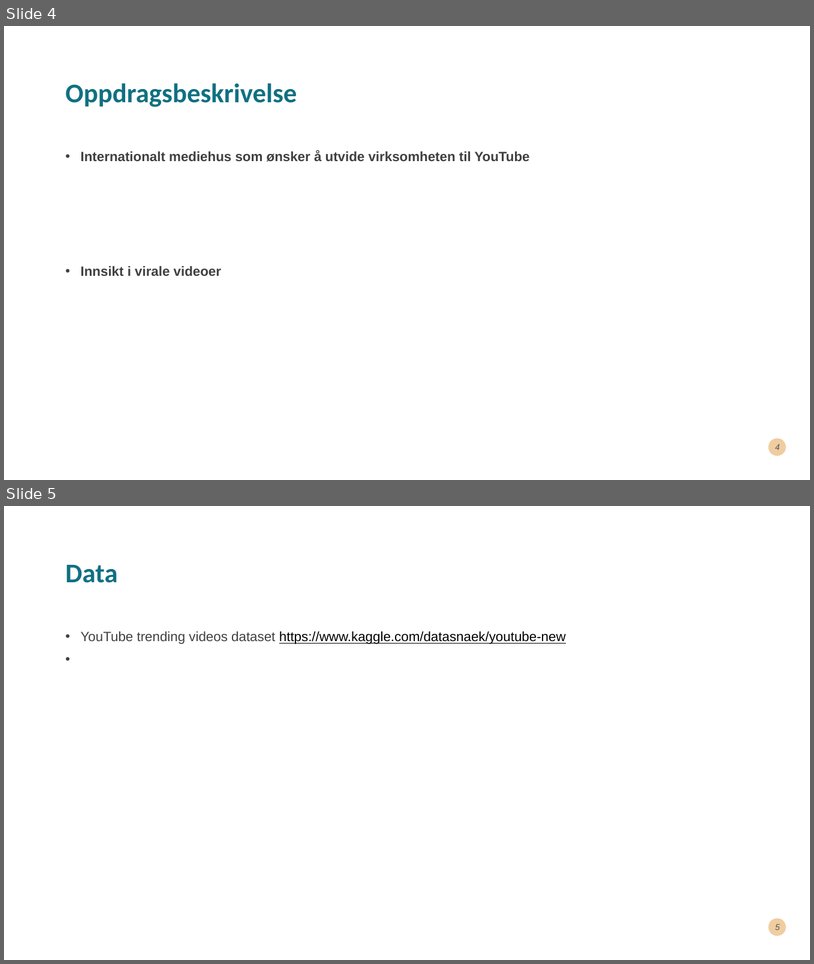
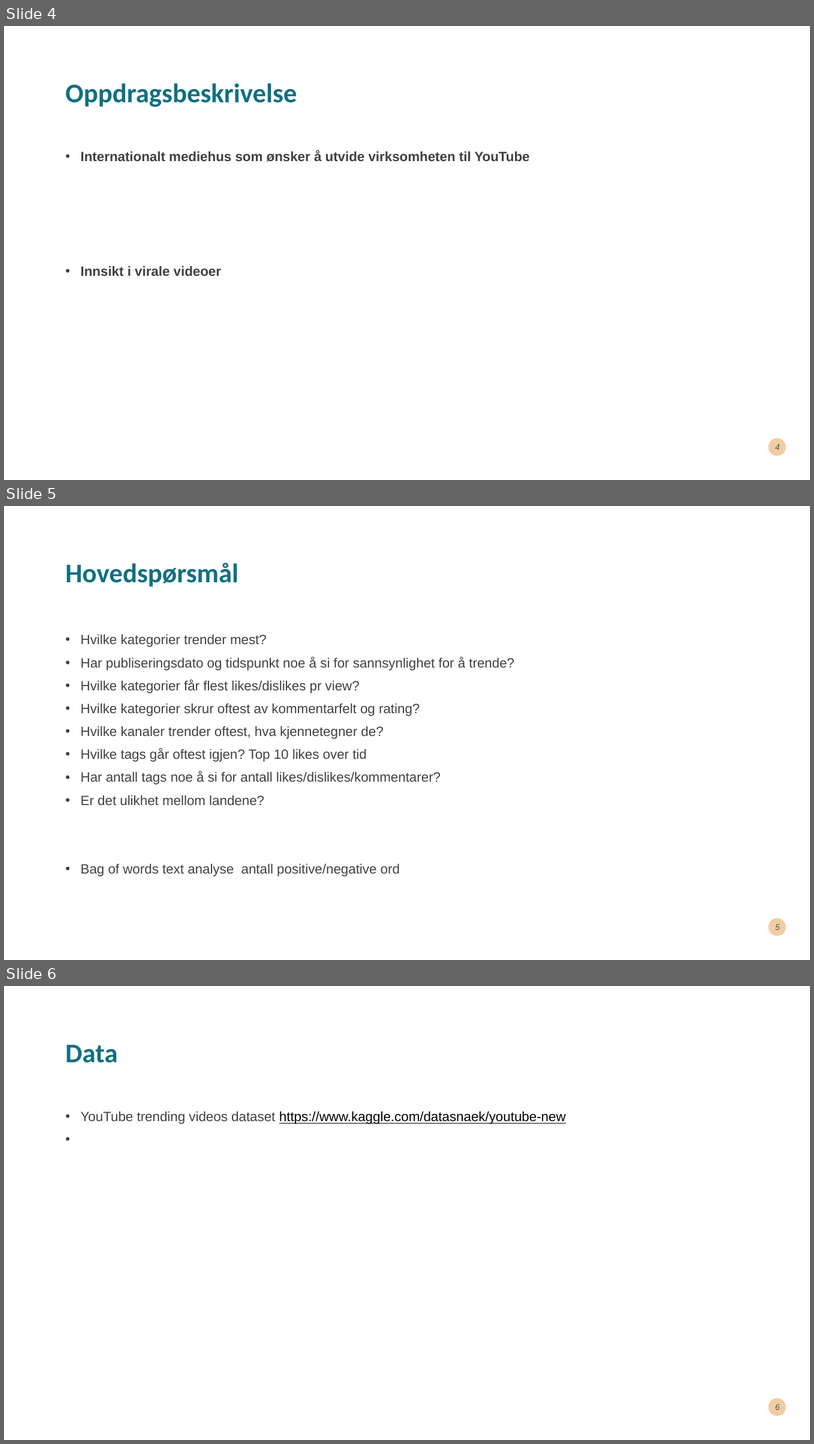
Before and after one commit to M4rieH/graduation_project, a slide deck: jama_presentation.pptx. Shown one above the other, each under a label of ours: slides 4 and 5 before the commit, slides 4, 5 and 6 after it. The pictures are 814x964 and 814x1444 pixels, drawn with LibreOffice and Linux fonts; fonts in the diff are those of the drawing. Boxes give left, top, right and bottom in pixels: in the first picture for what was removed or moved away, otherwise in the second. Text is boxed around its words. In the diff, an @@ line names an element or a change of style, - is before the commit and + after.

```diff
--- a/jama_presentation.pptx
+++ b/jama_presentation.pptx
@@ slide 5 added at (x1=4, y1=506, x2=810, y2=960), background #FFFFFF; not listed: 1 template element that a slide beside it also shows @@
@@ title added at (x1=65, y1=562, x2=239, y2=586), 32 pt, text #107082, bold @@
+Hovedspørsmål
@@ text added at (x1=81, y1=634, x2=515, y2=876), 16 pt, text #404040 @@
+• Hvilke kategorier trender mest?
+• Har publiseringsdato og tidspunkt noe å si for sannsynlighet for å trende?
+• Hvilke kategorier får flest likes/dislikes pr view?
+• Hvilke kategorier skrur oftest av kommentarfelt og rating?
+• Hvilke kanaler trender oftest, hva kjennetegner de?
+• Hvilke tags går oftest igjen? Top 10 likes over tid
+• Har antall tags noe å si for antall likes/dislikes/kommentarer?
+• Er det ulikhet mellom landene?
+• Bag of words text analyse antall positive/negative ord
@@ page number added at (x1=776, y1=924, x2=780, y2=930), 10 pt, text #00292E at 70% opacity, italic @@
+5
@@ what was slide 5 is now slide 6 @@
@@ page number at (x1=776, y1=1404, x2=780, y2=1410): text changed @@
-5
+6
```
Also in this commit, not shown: 2 other files.
